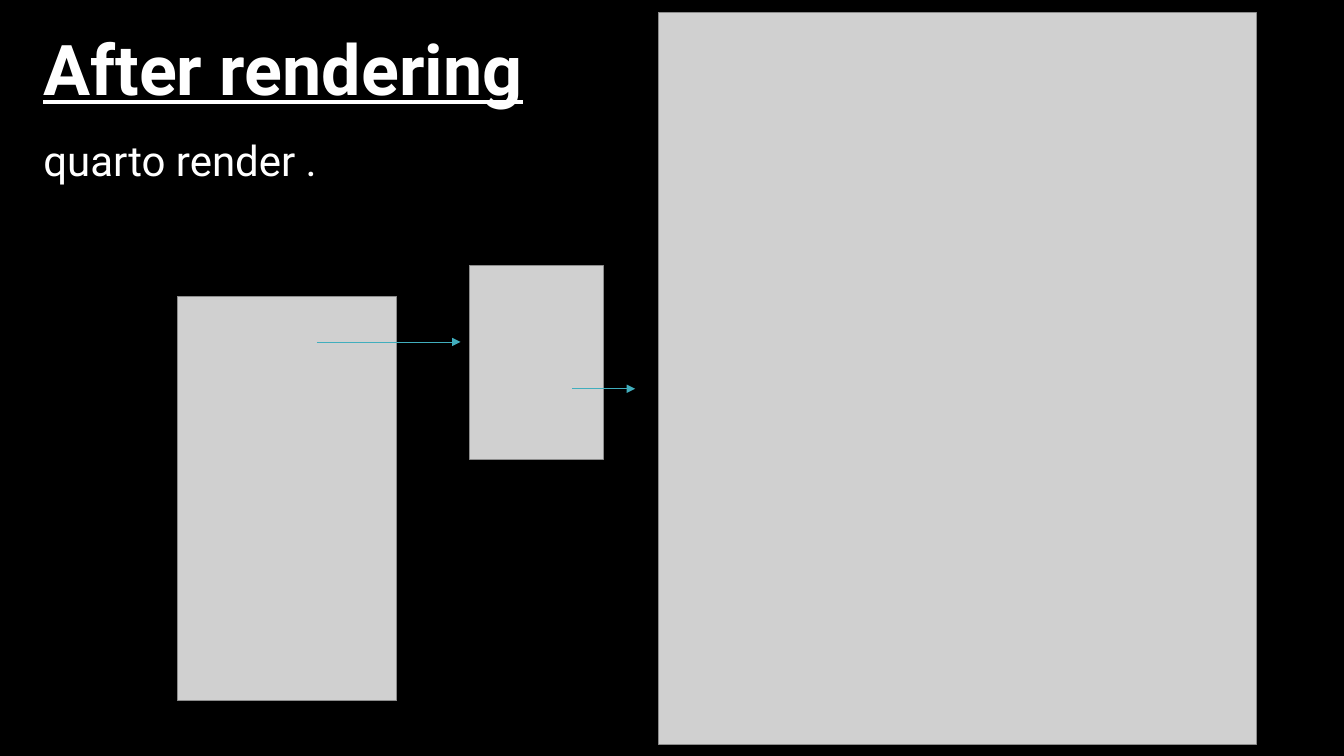
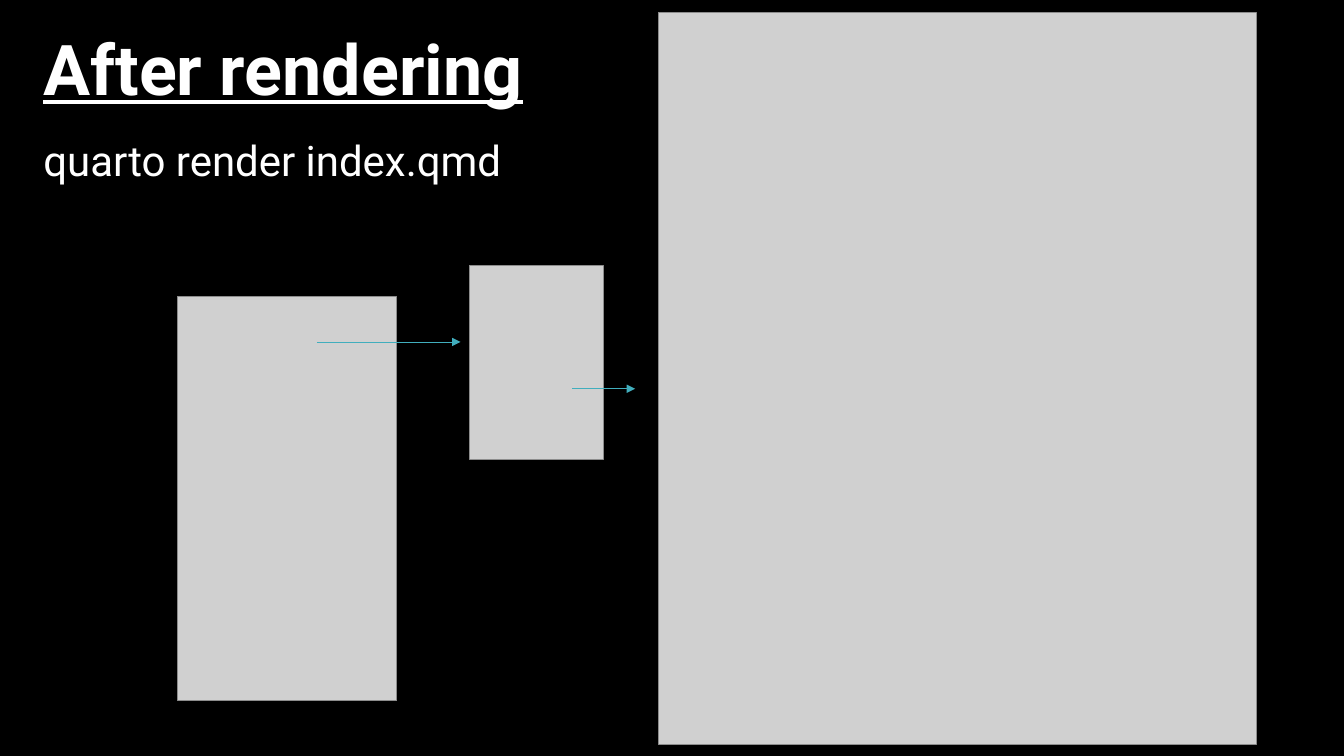
Before and after one commit to AlexLietard/CompReproducibility, a slide deck: slide 15 of presentation.pptx. Drawn at 1344x756 pixels with LibreOffice and Linux fonts; fonts in the diff are those of the drawing; grey boxes stand for pictures; background and template pictures are left out. Boxes give left, top, right and bottom in pixels: in the first picture for what was removed or moved away, otherwise in the second. Text is boxed around its words. In the diff, an @@ line names an element or a change of style, - is before the commit and + after.

```diff
--- a/presentation.pptx
+++ b/presentation.pptx
@@ text at (x1=43, y1=144, x2=501, y2=185): text changed @@
-quarto render .
+quarto render index.qmd
```
Also in this commit, not shown: 3 other slides changed.
